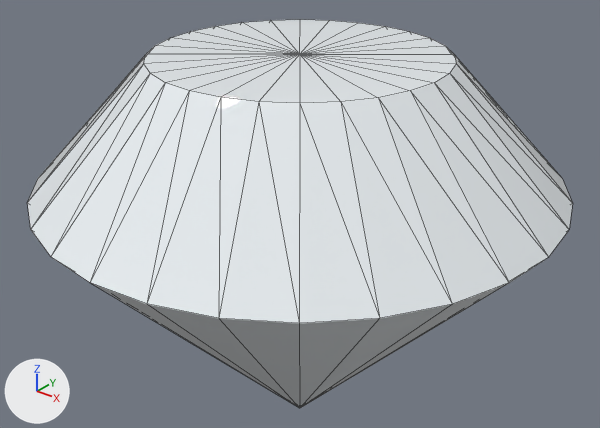
A saved change to the glTF model assets/model.gltf.
Before and after are seen from a 50 mm lens placed at (0.913, -1.141, 0.631), pointed at (-0.019, 0.024, -0.091). Arrows for +X, +Y and +Z are at lower left; the lights stay in place. The older version comes first. Mesh edges are drawn as thin lines. Vertices at exactly the same position are counted once.

Names of what the first picture shows: 'DiamondNode'.
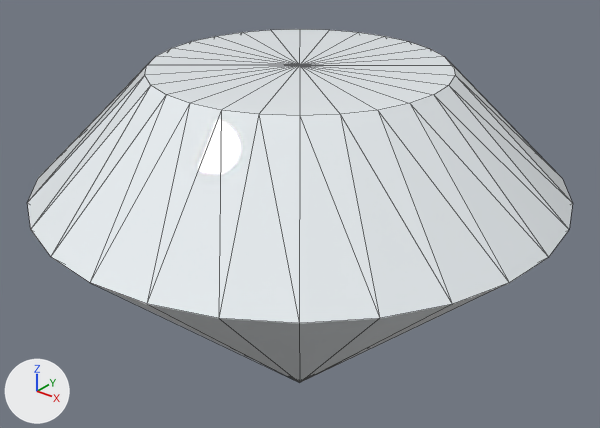
Changed parts and their boxes (x1, y1, x2, y2) in the pictures (600 x 428 px; the box of a moved part takes in the faces that stretch with it):
'DiamondNode', reshaped (9% shorter): before (27, 20, 573, 408); after (27, 29, 573, 382)
part 1 of me_diamondmesh, moved or reshaped: before (29, 20, 571, 319); after (29, 29, 571, 319)
part 2 of me_diamondmesh, moved or reshaped: before (91, 283, 507, 408); after (94, 284, 506, 382)

Edits to the bpy script that builds the scene:
```text
Change me_diamondmesh:
    used by ob_diamondnode; location = (0.0, 0.0, 0.0)
    remove me_diamondmesh.from_pydata(...)  # 58 vertices, 112 faces; spans x -0.5..0.5, y -0.5..0.5, z -0.55..0.24
    add me_diamondmesh.from_pydata(...)  # 58 vertices, 112 faces; spans x -0.5..0.5, y -0.5..0.5, z -0.48..0.22
    me_diamondmesh part 1: all 29 vertices in x -0.275..0.275, y -0.275..0.275, z 0.24 are moved by (0.0, 0.0, -0.02)
    me_diamondmesh part 2
    me_diamondmesh.vertices[57].co: (0.0, 0.0, -0.55) -> (0.0, 0.0, -0.48)  # pixel (299, 408) -> pixel (299, 382)
```
